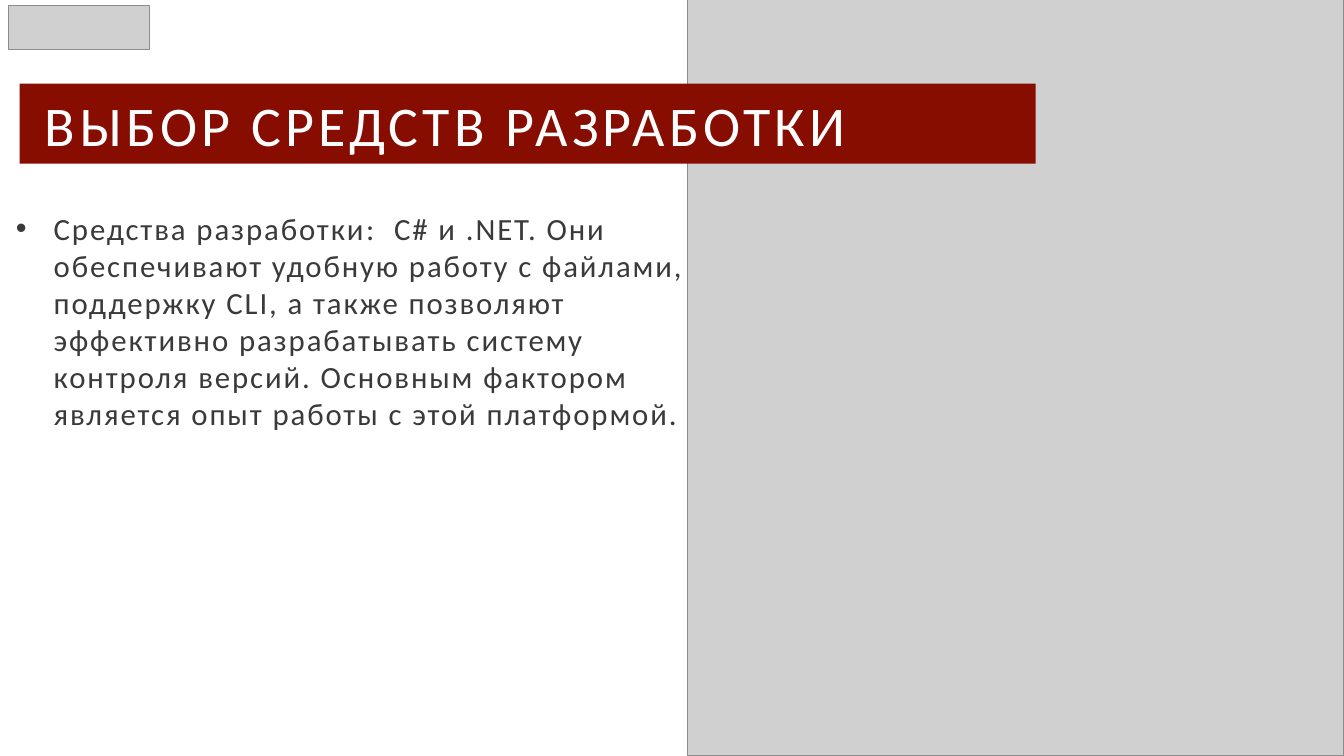
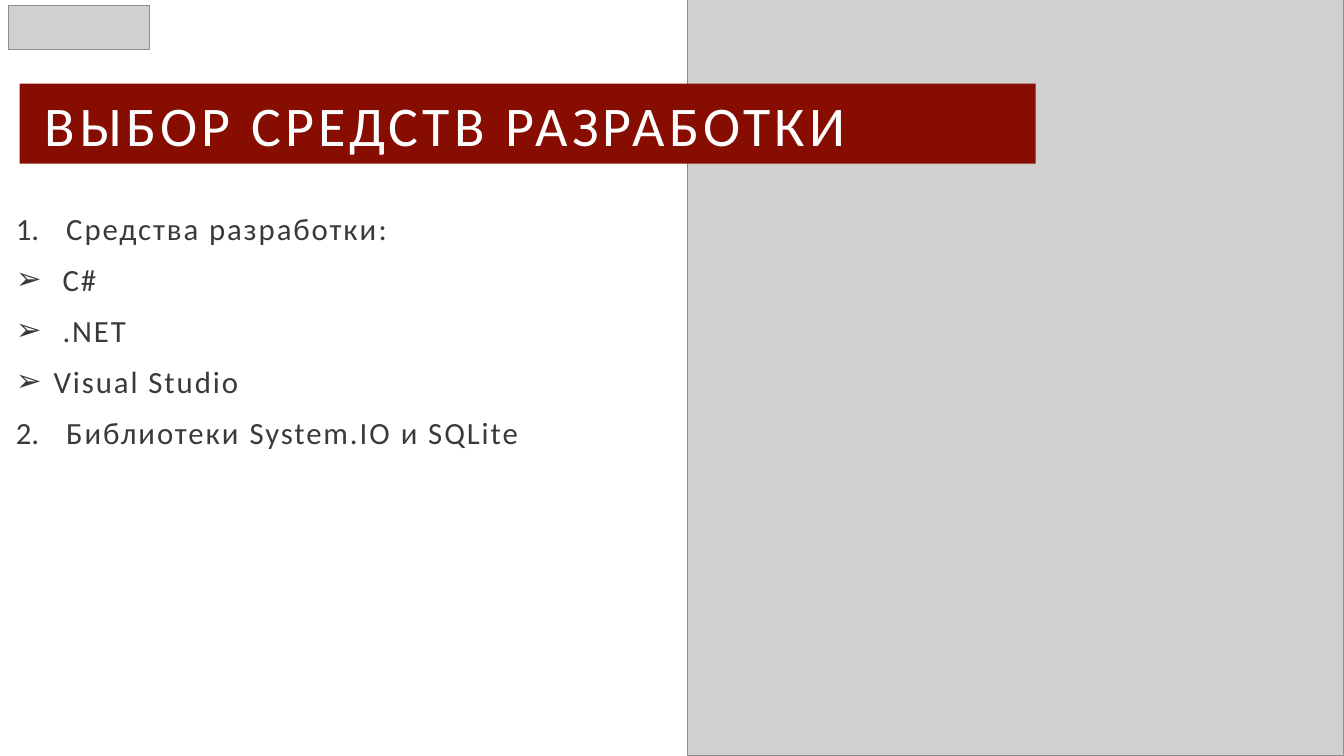
Before and after one commit to Taburet-Killer/CSV, a slide deck: slide 5 of CSV-presetation.pptx (slide 8 before the commit). Drawn at 1344x756 pixels with LibreOffice and Linux fonts; fonts in the diff are those of the drawing; grey boxes stand for pictures. Boxes give left, top, right and bottom in pixels: in the first picture for what was removed or moved away, otherwise in the second. Text is boxed around its words. In the diff, an @@ line names an element or a change of style, - is before the commit and + after.

```diff
--- a/CSV-presetation.pptx
+++ b/CSV-presetation.pptx
@@ subtitle at [54, 219, 518, 449]: text changed @@
-• Средства разработки: C# и .NET. Они обеспечивают удобную работу с файлами, поддержку CLI, а также позволяют эффективно разрабатывать систему контроля версий. Основным фактором является опыт работы с этой платформой.
+1. Средства разработки:
+➢ C#
+➢ .NET
+➢ Visual Studio
+2. Библиотеки System.IO и SQLite
```
Also in this commit, not shown: 2 other slides changed, 5 slides removed.
